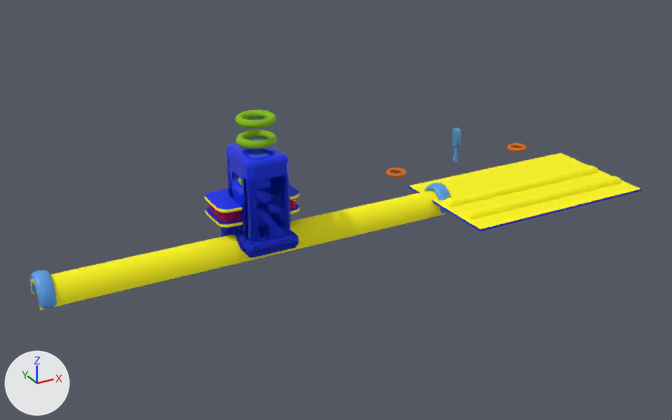
What one commit did to the FBX model assets/NewModels/HNStation.fbx.
Before and after are seen from a 50 mm lens placed at (-173.0, -404.0, 201.0), pointed at (38.0, -21.0, 10.0). Arrows for +X, +Y and +Z are at lower left; the lights stay in place. Where no turn or scale is listed for an object, it has been applied to the vertices. Vertices at the same position are counted once.

Script lines for the objects in view, before the commit:
```python
ob_gedung_002 = bpy.data.objects.new('gedung.002', me_cube_199)
ob_gedung_002.location = (-2.2, -14.3, 0.3)
ob_gedung_003 = bpy.data.objects.new('gedung.003', me_cube_200)
ob_gedung_003.location = (-2.2, -14.3, 0.3)
ob_jalan_001 = bpy.data.objects.new('jalan.001', me_cube_201)
ob_jalan_001.location = (145.7, 25.6, 2.0)
ob_stasiun_003 = bpy.data.objects.new('stasiun.003', me_cube_202)
ob_stasiun_003.location = (-2.2, -14.3, 0.3)
ob_stasiun_003.rotation_euler = (0.0, 0.0, -3.142)  # degrees (0, 0, -180)
ob_stasiun_003.scale = (2.5, 2.5, 2.5)
ob_stasiun_004 = bpy.data.objects.new('stasiun.004', me_cube_203)
ob_stasiun_004.location = (-2.2, -14.3, 1.1)
ob_terowongan_kereta_004 = bpy.data.objects.new('terowongan kereta.004', me_cylinder_004)
ob_terowongan_kereta_004.location = (-2.2, -14.3, 0.3)
ob_torus_002 = bpy.data.objects.new('Torus.002', me_torus_003)
ob_torus_002.location = (145.7, 25.6, 2.0)
ob_torus_004 = bpy.data.objects.new('Torus.004', me_torus_005)
ob_torus_004.location = (-2.2, -14.3, 1.9)
ob_traffic_light_001 = bpy.data.objects.new('traffic light.001', me_cube_204)
ob_traffic_light_001.location = (145.7, 25.6, 2.0)
# also in view: 'terowongan kereta.003' at (-2.0, -14.0, 1.0)
```
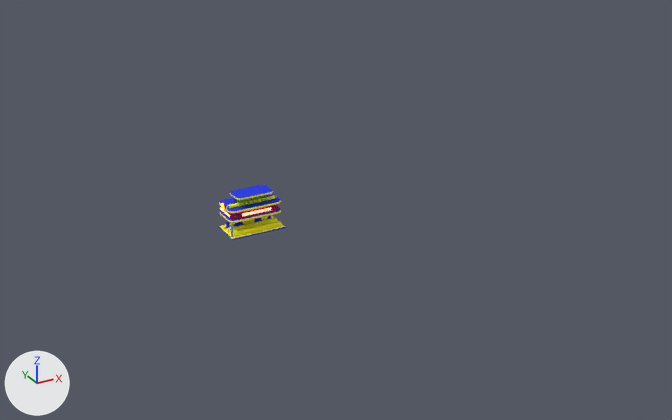
Where the newer file only moved an object's origin or applied its transform, the numbers keep the older frame.

Pixel boxes (x1, y1, x2, y2) of what changed, in the pictures (672 x 420 px):
'terowongan kereta.004', mesh turned: before (31, 190, 446, 310); after (226, 195, 275, 208)
'jalan.001', reshaped (71% narrower, 68% shorter): before (408, 153, 641, 232); after (219, 215, 285, 240)
'gedung.002', mesh turned: before (226, 139, 299, 258); after (233, 222, 243, 226)
'gedung.003', mesh turned: before (226, 156, 299, 257); after (254, 217, 262, 222)
'stasiun.003', moved, turned, rescaled: before (204, 184, 299, 237); after (219, 193, 281, 229)
'Torus.004', reshaped: before (235, 110, 277, 185); after (236, 195, 267, 207)
'terowongan kereta.003', mesh turned: before (30, 183, 451, 309); after (226, 195, 277, 209)
'stasiun.004', mesh turned: before (208, 199, 296, 222); after (222, 204, 279, 220)
'Torus.002', mesh turned (not visible afterwards): before (386, 143, 526, 178)
'traffic light.001', mesh turned: before (452, 128, 461, 162); after (230, 226, 233, 237)

What changed in the scene script:
```text
Change me_torus_005:
    where me_torus_005.from_pydata(...)  # 4032 vertices, 4032 faces; spans x -9.8..9.8, y -9.8..9.8, z -2.0..63.0
    me_torus_005 part 7: the whole mesh is multiplied about its middle by the matrix ((0.0, 0.002, 0.237), (0.0, -0.237, 0.002), (0.237, 0.0, 0.0)), then moved by (1.5, 12.1, -16.4)
Change me_torus_003:
    where me_torus_003.from_pydata(...)  # 1152 vertices, 1152 faces; spans x -50.3..50.3, y -9.2..2.8, z 0.4..2.8
    me_torus_003 part 6: the whole mesh is turned 0.5 degrees about the z axis through its middle and scaled by 0.265, then moved by (-146.1, -19.1, -2.6)
Change me_cube_202:
    where me_cube_202.from_pydata(...)  # 6596 vertices, 6336 faces; spans x -8.9..8.9, y -8.2..2.0, z -0.1..8.6
    used by ob_stasiun_003; location = (-2.2, -14.3, 0.3); rotation_euler = (0.0, 0.0, -3.142), in degrees (0, 0, -180); scale = (2.5, 2.5, 2.5)
    me_cube_202 part 3: the whole mesh is turned -90 degrees about the x axis through the mesh origin and scaled by 100
Change me_cube_203:
    where me_cube_203.from_pydata(...)  # 3906 vertices, 3936 faces; spans x -20.7..20.7, y -3.3..19.0, z 12.9..18.6
    me_cube_203 part 5: the whole mesh is turned -179.5 degrees about the z axis through its middle and scaled by 0.663, then moved by (1.8, 7.1, -5.3)
Change me_cube_201:
    where me_cube_201.from_pydata(...)  # 136 vertices, 120 faces; spans x -47.7..63.9, y -88.6..-21.8, z -0.6..3.7
    me_cube_201 part 8: the whole mesh is multiplied about its middle by the matrix ((0.265, -0.002, 0.0), (0.002, 0.265, 0.0), (0.0, 0.0, 0.581)), then moved by (-154.1, 29.1, -2.1)
Change me_cylinder_001:
    where me_cylinder_001.from_pydata(...)  # 2116 vertices, 2112 faces; spans x -111.0..111.0, y -10.0..10.0, z -6.0..9.0
    me_cylinder_001 part 10: the whole mesh is turned -179.5 degrees about the z axis through its middle and scaled by 0.123, then moved by (1.0, 12.0, 14.0)
Change me_cube_204:
    where me_cube_204.from_pydata(...)  # 790 vertices, 740 faces; spans x -1.4..2.0, y -3.1..3.0, z -0.4..20.4
    me_cube_204 part 1: the whole mesh is turned -179.5 degrees about the z axis through its middle and scaled by 0.313, then moved by (-160.4, -32.6, -8.5)
Change me_cube_199:
    where me_cube_199.from_pydata(...)  # 1688 vertices, 1680 faces; spans x -14.0..14.0, y -18.2..18.2, z -1.8..47.8
    me_cube_199 part 4: the whole mesh is turned 90.5 degrees about the z axis through its middle and scaled by 0.138, then moved by (-3.4, 20.0, -19.7)
Change me_cube_200:
    where me_cube_200.from_pydata(...)  # 3998 vertices, 3992 faces; spans x -14.0..14.0, y -18.2..18.2, z -1.8..46.3
    me_cube_200 part 9: the whole mesh is turned 90.5 degrees about the z axis through its middle and scaled by 0.0978, then moved by (7.3, 18.4, -19.6)
Change me_cylinder_004:
    where me_cylinder_004.from_pydata(...)  # 68 vertices, 53 faces; spans x -111.0..108.0, y -9.0..9.0, z -6.0..5.0
    me_cylinder_004 part 2: the whole mesh is turned -179.5 degrees about the z axis through its middle and scaled by 0.123, then moved by (3.0, 12.0, 16.0)
Change ob_stasiun_003:
    ob_stasiun_003.location: (-2.2, -14.3, 0.3) -> (-0.4, 5.8, 0.5)
    ob_stasiun_003.rotation_euler: (0.0, 0.0, -3.142) -> (1.571, 0.0, 0.00896)  # degrees (0, 0, -180) -> degrees (90, 0, 0.5)
    ob_stasiun_003.scale: (2.5, 2.5, 2.5) -> (0.0166, 0.0166, 0.0166)
```
